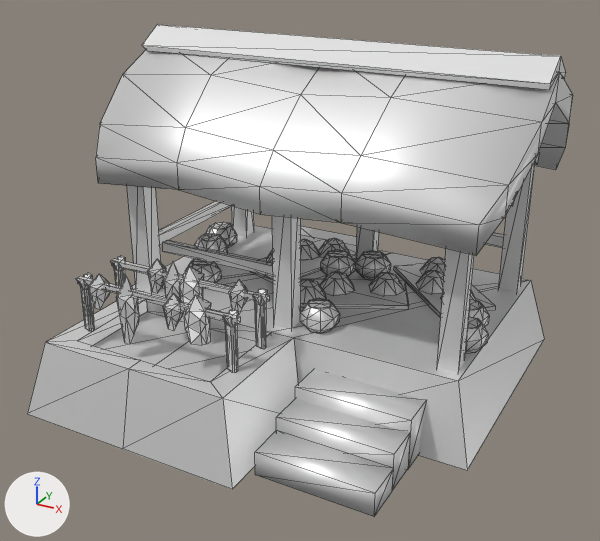
What one commit did to the COLLADA model art/meshes/structural/maya_protoclassic/farmstead_1.dae.
Both versions are drawn from a 50 mm lens placed at (10.96, -21.12, 12.61), pointed at (-0.11, -0.99, 2.54). Arrows for +X, +Y and +Z are at lower left; the lights stay in place. Mesh edges are drawn as thin lines. Where no turn or scale is listed for an object, it has been applied to the vertices.

Objects in the first picture: 'farm_1'.
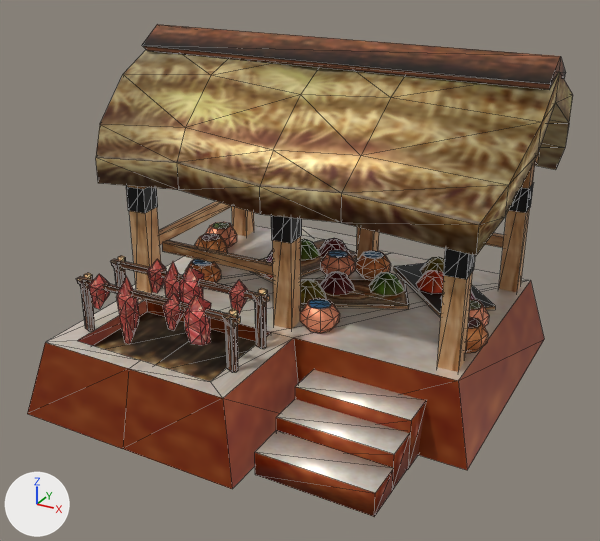
What differs and where, as boxes [x1, y1, x2, y2] in the pictures (600 x 541 px):
part 1 of me_cubo_363, added (black): after [271, 216, 302, 243]
part 2 of me_cubo_363, added (black): after [443, 248, 475, 280]
part 3 of me_cubo_363, added (black): after [126, 186, 158, 213]
part 4 of me_cubo_363, added (black): after [509, 182, 534, 213]
part 5 of me_cubo_363, surface changed (grey to black): [394, 263, 495, 313] in both
part 6 of me_cubo_363, recoloured (grey to brown): [27, 24, 573, 517] in both

The change, as a diff of the scene's bpy script:
```diff
--- a/art/meshes/structural/maya_protoclassic/farmstead_1.dae.py
+++ b/art/meshes/structural/maya_protoclassic/farmstead_1.dae.py
@@ img_maya_protoclassic_struct_png @@
+img_maya_protoclassic_struct_png = load_image('maya_protoclassic_struct.png', '../../../textures/skins/structural/maya_protoclassic_struct.png', 2048, 1024, 'sRGB')
@@ mat_texturas_mayas__finalizadas @@
+mat_texturas_mayas__finalizadas = principled_material('texturas_mayas__finalizadas')
+mat_texturas_mayas__finalizadas.texture = img_maya_protoclassic_struct_png
+mat_texturas_mayas__finalizadas.metallic = 0.5
@@ me_cubo_363 @@
 # used by ob_farm_1; location = (0.81, 0.53, 0.32)
-me_cubo_363.from_pydata(...)  # 1378 vertices, 2219 faces; spans x -7.12..5.72, y -7.48..6.22, z -1.28..8.83
+me_cubo_363.from_pydata(...)  # 1426 vertices, 2267 faces; spans x -7.12..5.72, y -7.48..6.22, z -1.28..8.83
+# me_cubo_363 part 1: the loose piece of 8 vertices spanning x -1.05..-0.43, y -2.97..-2.29, z 0.93..6.33 is copied, and the copy is scaled about its middle by (1.06, 1.06, 0.143), then moved by (0.0, 0.0, 0.46), in mat_texturas_mayas__finalizadas (picture img_maya_protoclassic_struct_png); it spans x -1.06..-0.41, y -2.99..-2.27, z 3.7..4.47
+# me_cubo_363 part 2: the loose piece of 8 vertices spanning x 4.0..4.62, y -2.97..-2.29, z 0.93..6.33 is copied, and the copy is scaled about its middle by (1.06, 1.06, 0.143), then moved by (0.0, 0.0, 0.46), in mat_texturas_mayas__finalizadas (picture img_maya_protoclassic_struct_png); it spans x 3.98..4.63, y -2.99..-2.27, z 3.7..4.47
+# me_cubo_363 part 3: the loose piece of 8 vertices spanning x -6.16..-5.54, y -2.97..-2.29, z 0.93..6.33 is copied, and the copy is scaled about its middle by (1.06, 1.06, 0.143), then moved by (0.0, 0.0, 0.46), in mat_texturas_mayas__finalizadas (picture img_maya_protoclassic_struct_png); it spans x -6.17..-5.52, y -2.99..-2.27, z 3.7..4.47
+# me_cubo_363 part 4: the loose piece of 8 vertices spanning x 4.0..4.62, y 2.68..3.36, z 0.93..6.33 is copied, and the copy is scaled about its middle by (1.06, 1.06, 0.143), then moved by (0.0, 0.0, 0.46), in mat_texturas_mayas__finalizadas (picture img_maya_protoclassic_struct_png); it spans x 3.98..4.63, y 2.66..3.38, z 3.7..4.47
+# me_cubo_363 part 5: 2 kept faces spanning x 0.48..4.36, y -0.07..3.82, z 1.11 get new texture (UV) coordinates
+# me_cubo_363 part 6: 2219 faces spanning x -7.12..5.72, y -7.48..6.22, z -1.28..8.83 switch from mat_texturas_mayas__finalizadas_002 (white #e7e7e7) to mat_texturas_mayas__finalizadas (picture img_maya_protoclassic_struct_png)
```
